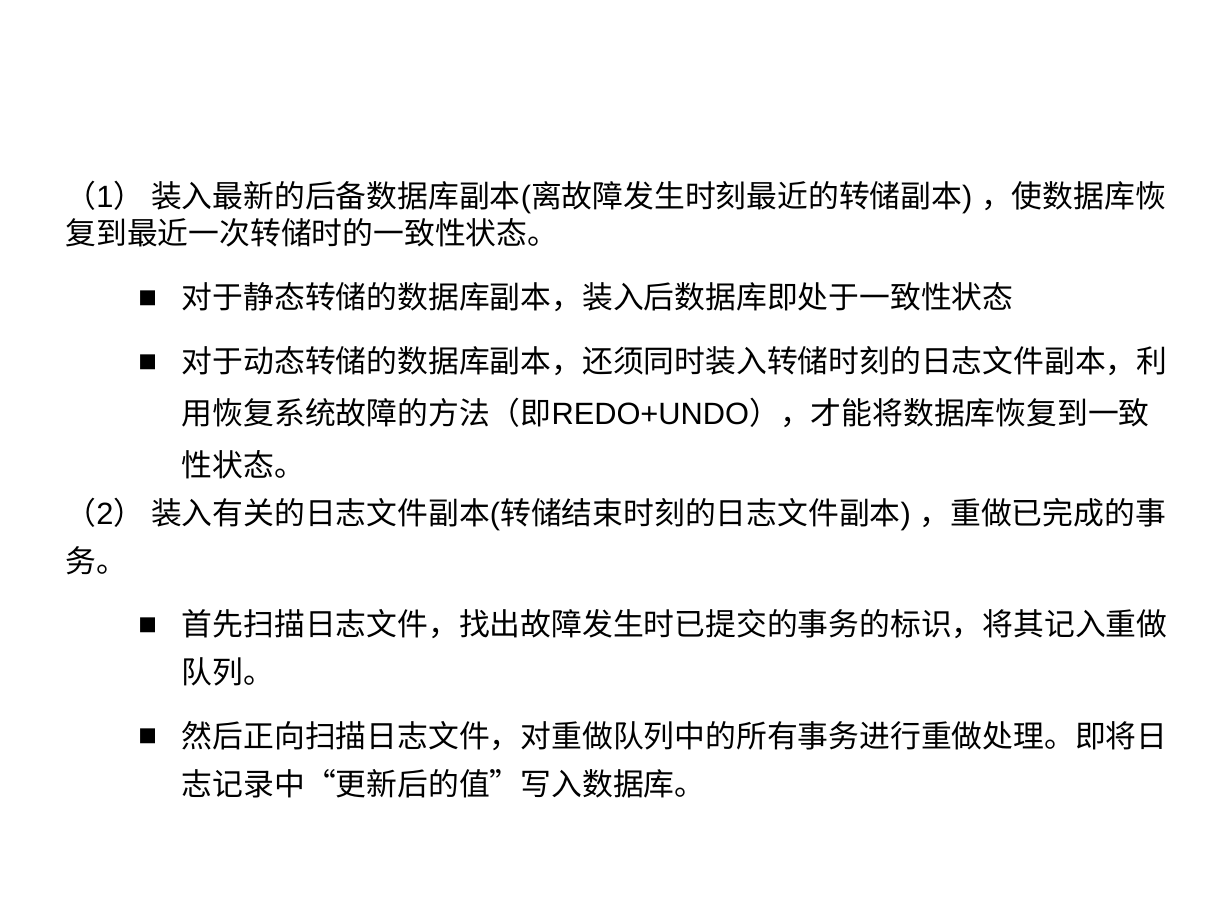
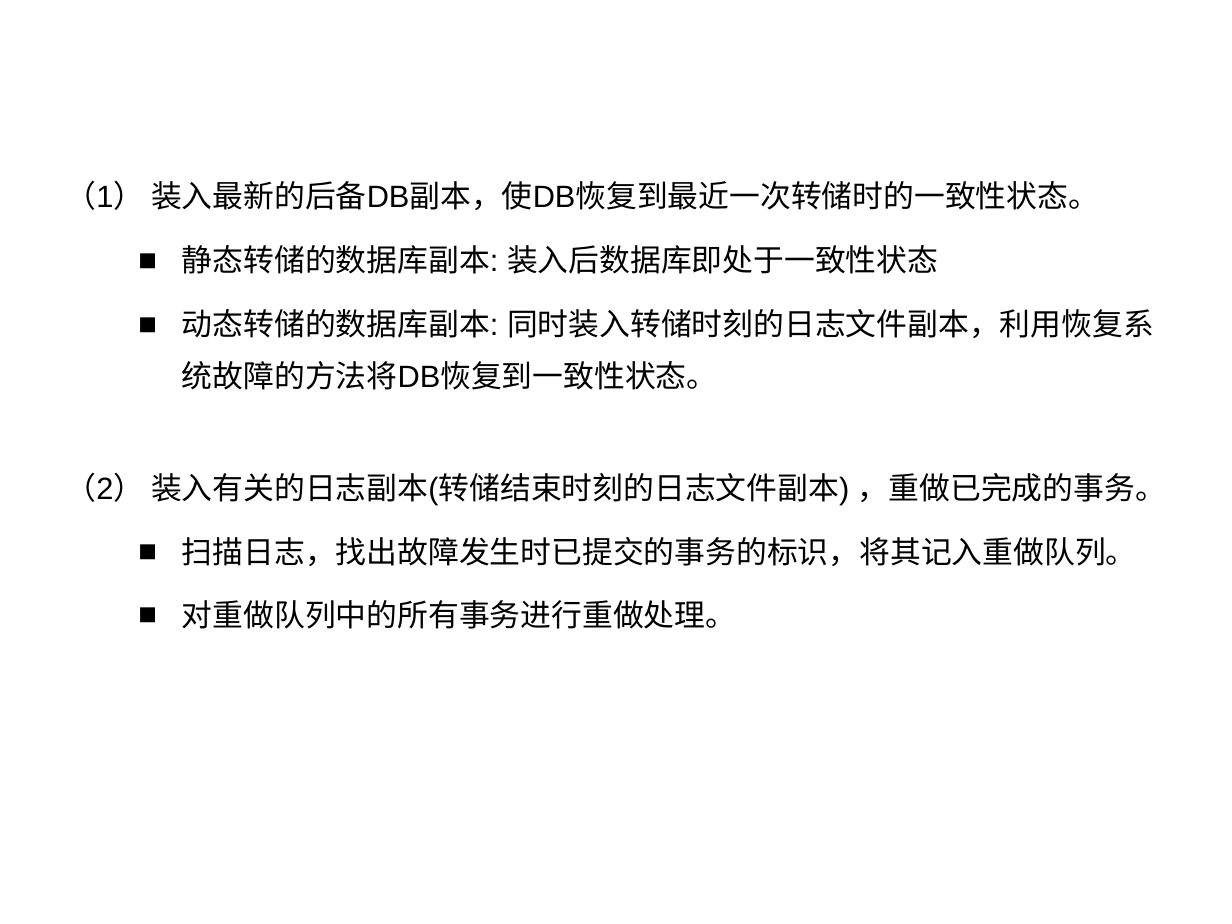
Before and after one commit to HBU/DataBase, a slide deck: slide 52 of PPT/PPT2020/DB第10章.pptx (slide 53 before the commit). Drawn at 1232x924 pixels with LibreOffice and Linux fonts; fonts in the diff are those of the drawing; background and template pictures are left out. Boxes give left, top, right and bottom in pixels: in the first picture for what was removed or moved away, otherwise in the second. Text is boxed around its words. In the diff, an @@ line names an element or a change of style, - is before the commit and + after.

```diff
--- a/PPT/PPT2020/DB第10章.pptx
+++ b/PPT/PPT2020/DB第10章.pptx
@@ text at bbox=[66, 180, 1166, 629]: text changed @@
-（1） 装入最新的后备数据库副本(离故障发生时刻最近的转储副本) ，使数据库恢复到最近一次转储时的一致性状态。
-  ■ 对于静态转储的数据库副本，装入后数据库即处于一致性状态
-  ■ 对于动态转储的数据库副本，还须同时装入转储时刻的日志文件副本，利用恢复系统故障的方法（即REDO+UNDO），才能将数据库恢复到一致性状态。
-（2） 装入有关的日志文件副本(转储结束时刻的日志文件副本) ，重做已完成的事务。
-  ■ 首先扫描日志文件，找出故障发生时已提交的事务的标识，将其记入重做队列。
-  ■ 然后正向扫描日志文件，对重做队列中的所有事务进行重做处理。即将日志记录中“更新后的值”写入数据库。
+（1） 装入最新的后备DB副本，使DB恢复到最近一次转储时的一致性状态。
+  ■ 静态转储的数据库副本: 装入后数据库即处于一致性状态
+  ■ 动态转储的数据库副本: 同时装入转储时刻的日志文件副本，利用恢复系统故障的方法将DB恢复到一致性状态。
+（2） 装入有关的日志副本(转储结束时刻的日志文件副本) ，重做已完成的事务。
+  ■ 扫描日志，找出故障发生时已提交的事务的标识，将其记入重做队列。
+  ■ 对重做队列中的所有事务进行重做处理。
```
Also in this commit, not shown: 36 other slides changed, 2 slides removed, 7 other files.
